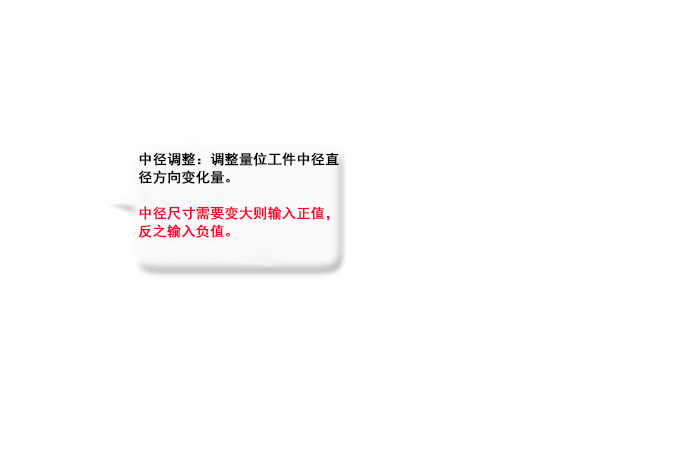
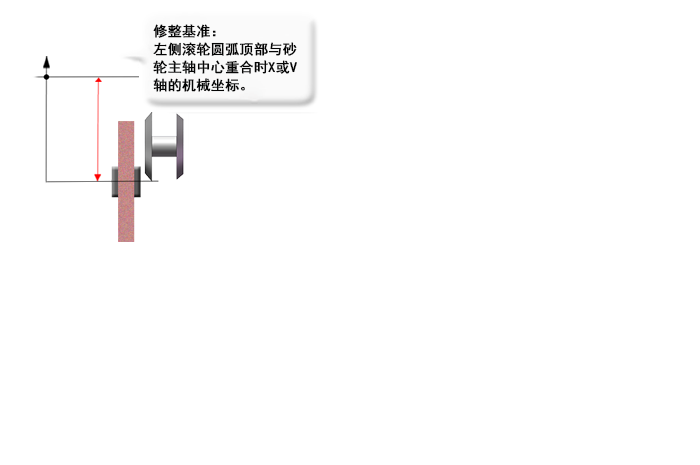
Layered file, before and after one edit (700 x 465). Changes by layer:
added group "panel_2" with 8 layers above "panel_1" over [33, 13, 321, 279]
added group "panel_2_8" with 3 layers in group "panel_2" over [33, 13, 321, 242]
added layer "1 拷贝" in group "panel_2_8" over [153, 24, 297, 92]
moved "图层 1" (1st of 4, in "panel_2" › "panel_2_8") into group "panel_2_8", painted on it over [33, 55, 321, 254]
moved "图层 2" (1st of 3, in "panel_2" › "panel_2_8") into group "panel_2_8", painted on it over [117, 13, 347, 245]
renamed "内螺纹" to "panel_1", hid the group it (13 layers) over [45, 89, 347, 279]
hid group "panel_1_17_chs" (2 layers) over [102, 135, 347, 279]
